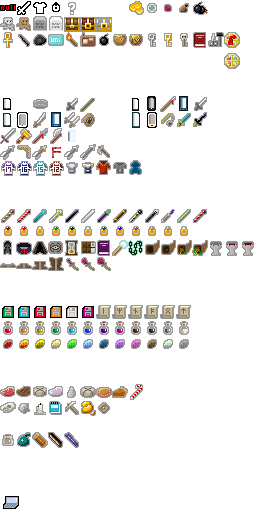
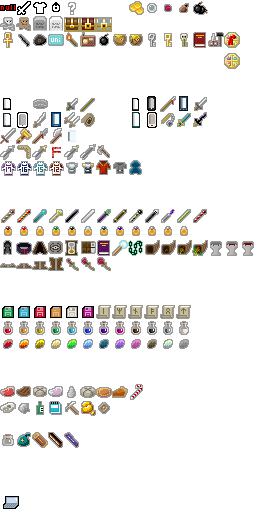
Layer changes from the first 256px x 512px image to the second:
painted on "combined" over box(36, 401, 44, 414)
painted on "items" over box(34, 403, 46, 415)
